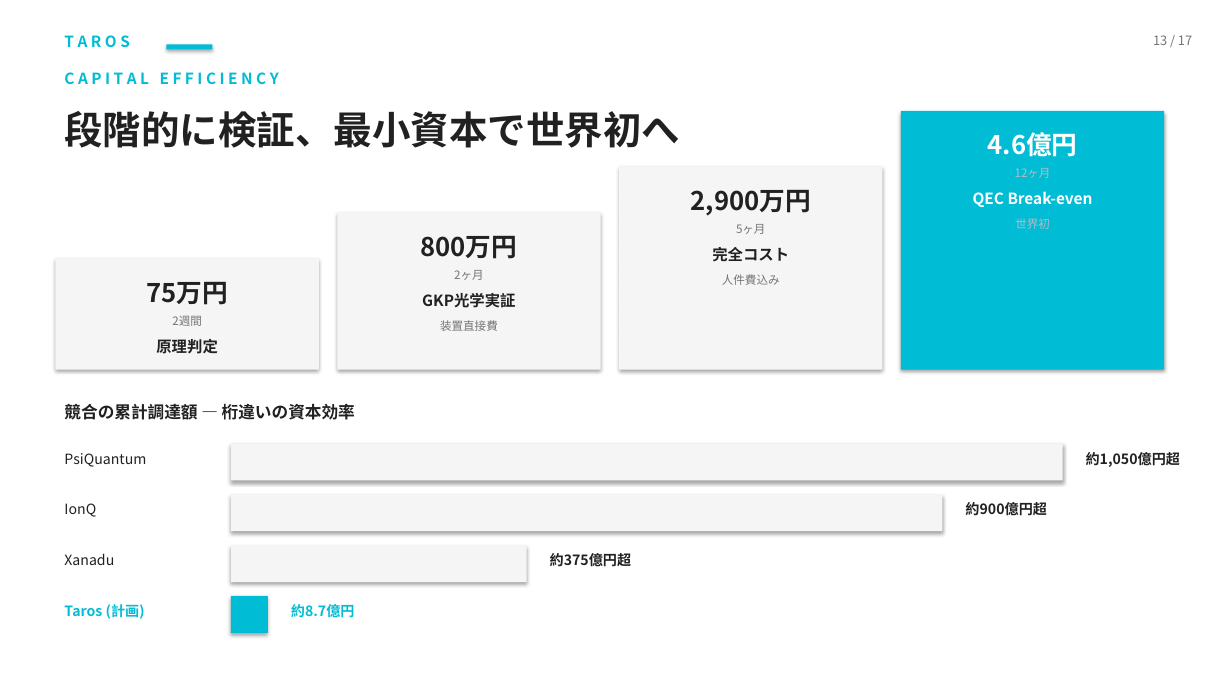
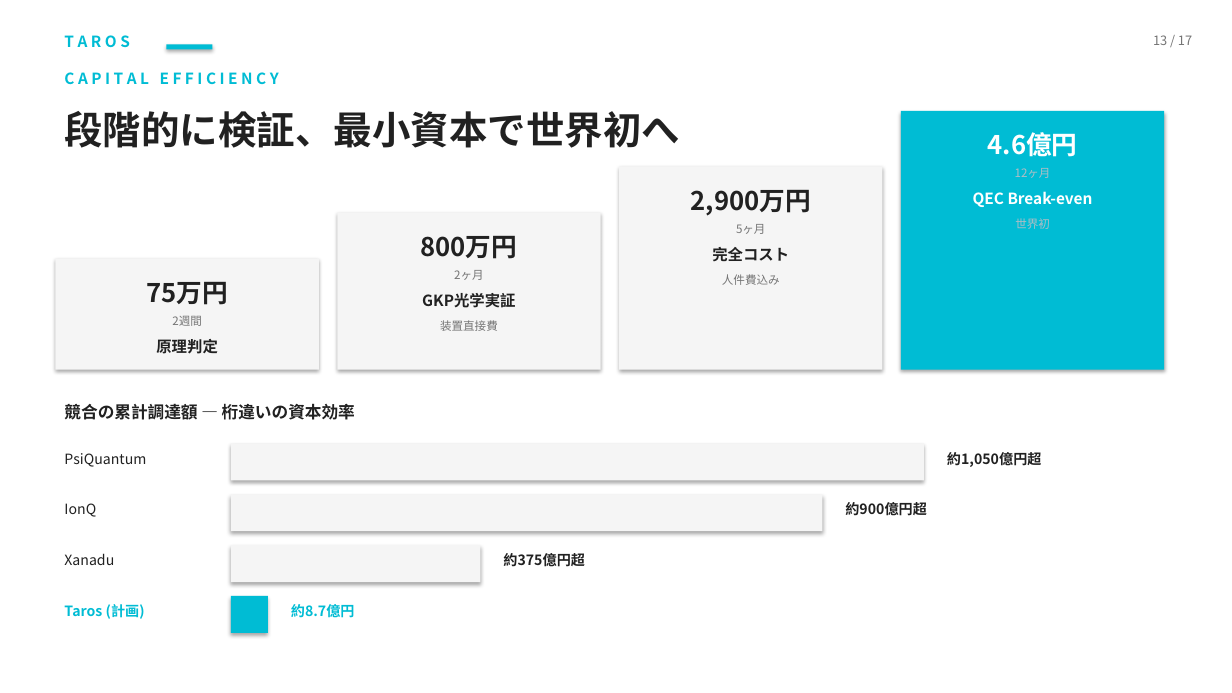
Before and after one commit to TomohiroTani28/Taros, a slide deck: slide 13 of assets/TAROS_Investor_Pitch_Revised.pptx. Drawn at 1232x693 pixels with LibreOffice and Linux fonts; fonts in the diff are those of the drawing. Boxes give left, top, right and bottom in pixels: in the first picture for what was removed or moved away, otherwise in the second. Text is boxed around its words. In the diff, an @@ line names an element or a change of style, - is before the commit and + after.

```diff
--- a/assets/TAROS_Investor_Pitch_Revised.pptx
+++ b/assets/TAROS_Investor_Pitch_Revised.pptx
@@ rectangle: place and size @@
-rectangle at (231,444,1063,481)
+rectangle at (231,444,924,481)
@@ text "約1,050億円超": place and size @@
-text "約1,050億円超" at (1086,452,1181,467)
+text "約1,050億円超" at (947,452,1042,467)
@@ rectangle: place and size @@
-rectangle at (231,494,943,531)
+rectangle at (231,494,823,531)
@@ text "約900億円超": place and size @@
-text "約900億円超" at (965,502,1047,515)
+text "約900億円超" at (845,502,927,515)
@@ rectangle: place and size @@
-rectangle at (231,545,527,582)
+rectangle at (231,545,481,582)
@@ text "約375億円超": place and size @@
-text "約375億円超" at (550,553,632,567)
+text "約375億円超" at (503,553,585,567)
```
Also in this commit, not shown: 9 other slides changed, 2 other files.
